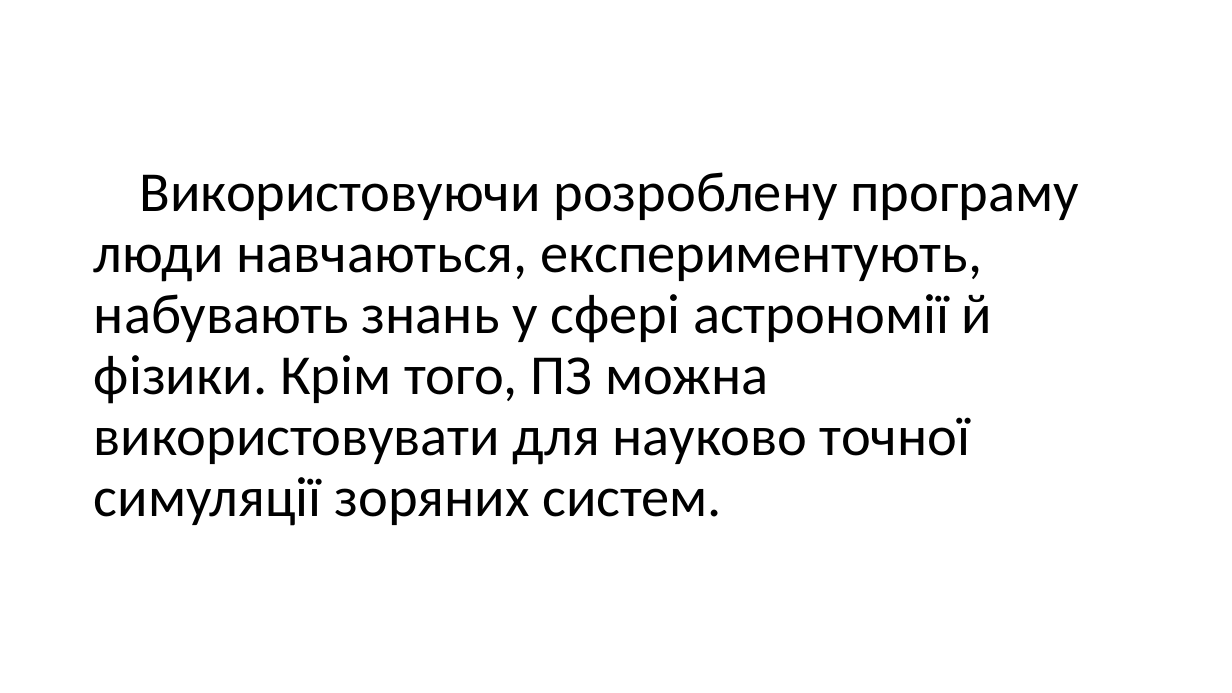
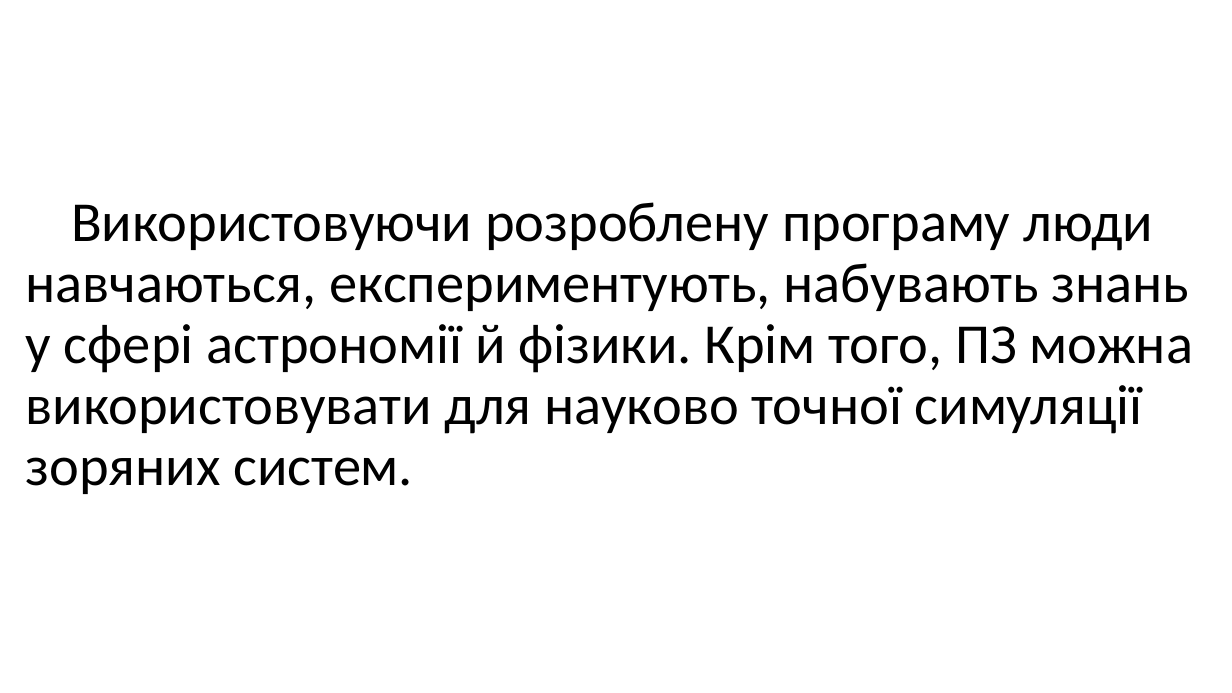
Before and after one commit to maldenol/spacepioneers, a slide deck: slide 17 of МАНУ2020.pptx. Drawn at 1232x693 pixels with LibreOffice and Linux fonts; fonts in the diff are those of the drawing; background and template pictures are left out. Boxes give left, top, right and bottom in pixels: in the first picture for what was removed or moved away, otherwise in the second. Text is boxed around its words. In the diff, an @@ line names an element or a change of style, - is before the commit and + after.

```diff
--- a/МАНУ2020.pptx
+++ b/МАНУ2020.pptx
@@ title "Використовуючи розроблену програму люди навчаються, ..." rewrapped from (94, 172, 1078, 526) to (26, 202, 1194, 494) @@
```
Also in this commit, not shown: 11 other slides changed, 1 other file.
